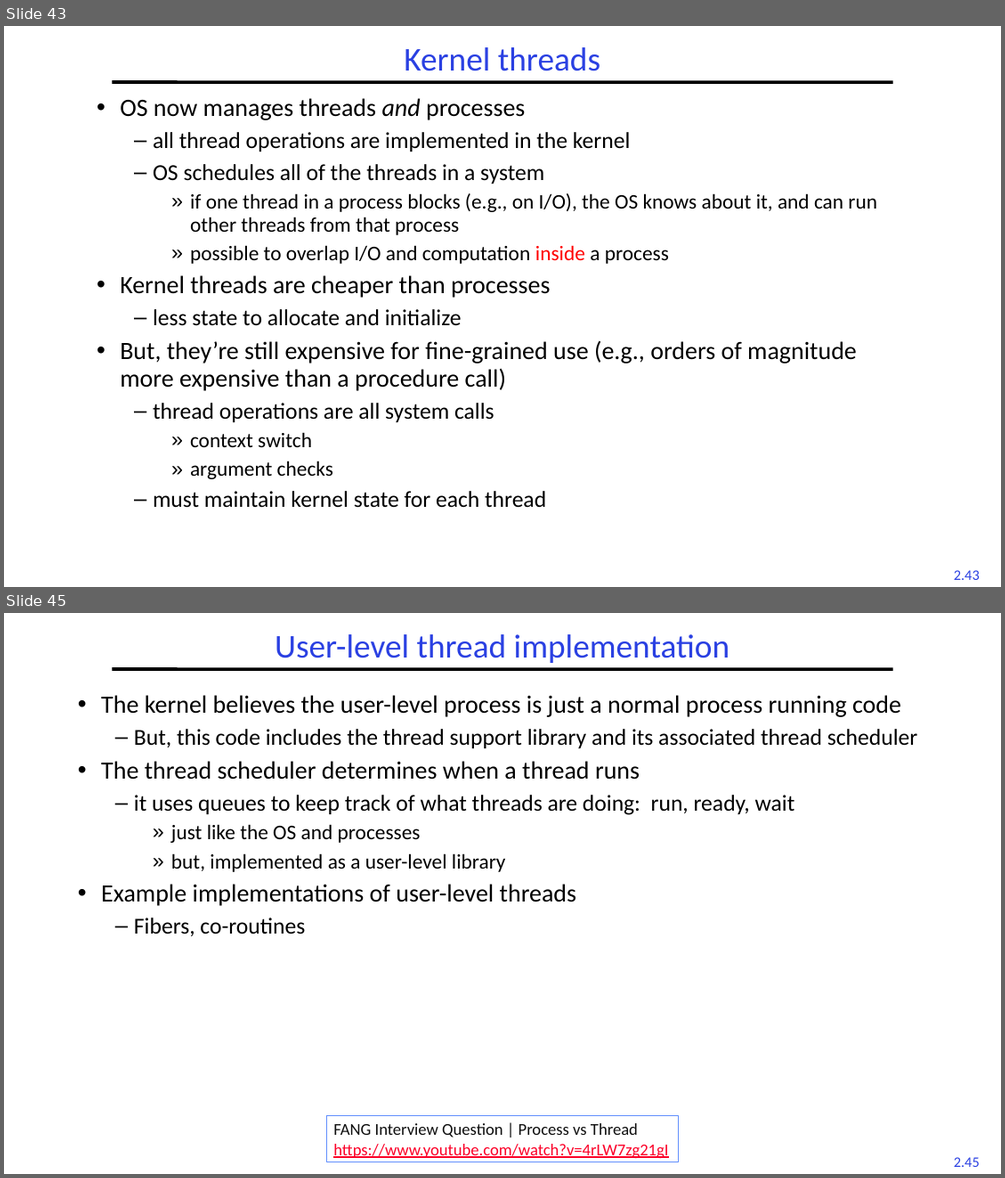
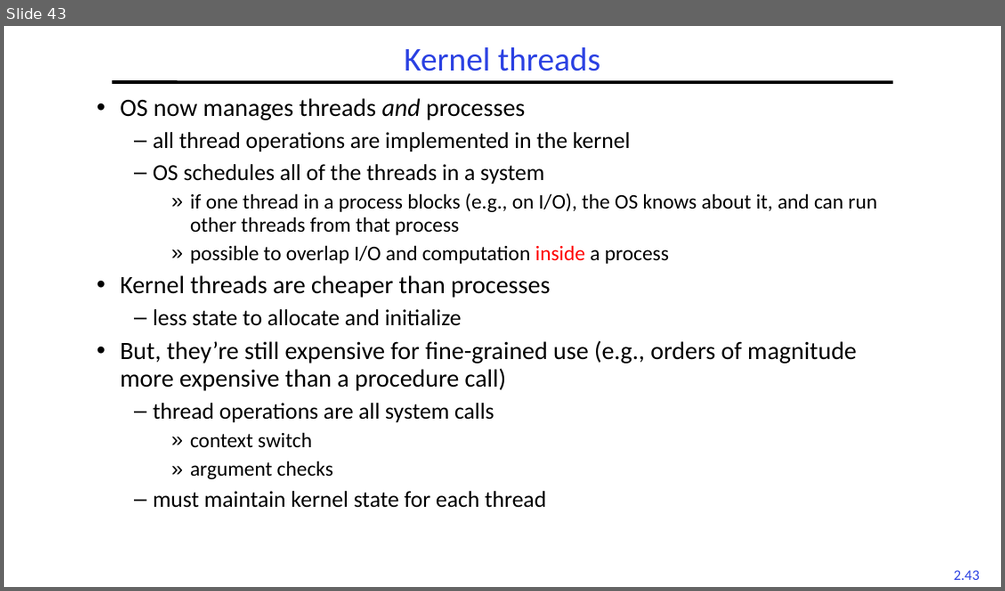
Before and after one commit to guhofstra/CSC256Fa25, a slide deck: PPTs/L2-Processes Threads.pptx. Shown one above the other, each under a label of ours: slides 43 and 45 before the commit, slide 43 after it; the slides between them are not shown. The pictures are 1005x1178 and 1005x591 pixels, drawn with LibreOffice and Linux fonts; fonts in the diff are those of the drawing. Boxes give left, top, right and bottom in pixels: in the first picture for what was removed or moved away, otherwise in the second. Text is boxed around its words. In the diff, an @@ line names an element or a change of style, - is before the commit and + after.

```diff
--- a/PPTs/L2-Processes Threads.pptx
+++ b/PPTs/L2-Processes Threads.pptx
@@ slide 45 removed at (4,613,1001,1174), background #FFFFFF; not listed: 2 template elements that a slide beside it also shows @@
@@ title removed at (275,634,729,663) @@
-User-level thread implementation
@@ text removed at (101,695,917,936) @@
-• The kernel believes the user-level process is just a normal process running code
-  – But, this code includes the thread support library and its associated thread scheduler
-• The thread scheduler determines when a thread runs
-  – it uses queues to keep track of what threads are doing: run, ready, wait
-    » just like the OS and processes
-    » but, implemented as a user-level library
-• Example implementations of user-level threads
-  – Fibers, co-routines
@@ rectangle removed at (326,1115,679,1161) @@
-FANG Interview Question | Process vs Thread
-https://www.youtube.com/watch?v=4rLW7zg21gI
```
Also in this commit, not shown: 9 slides changed, 2 other files.
